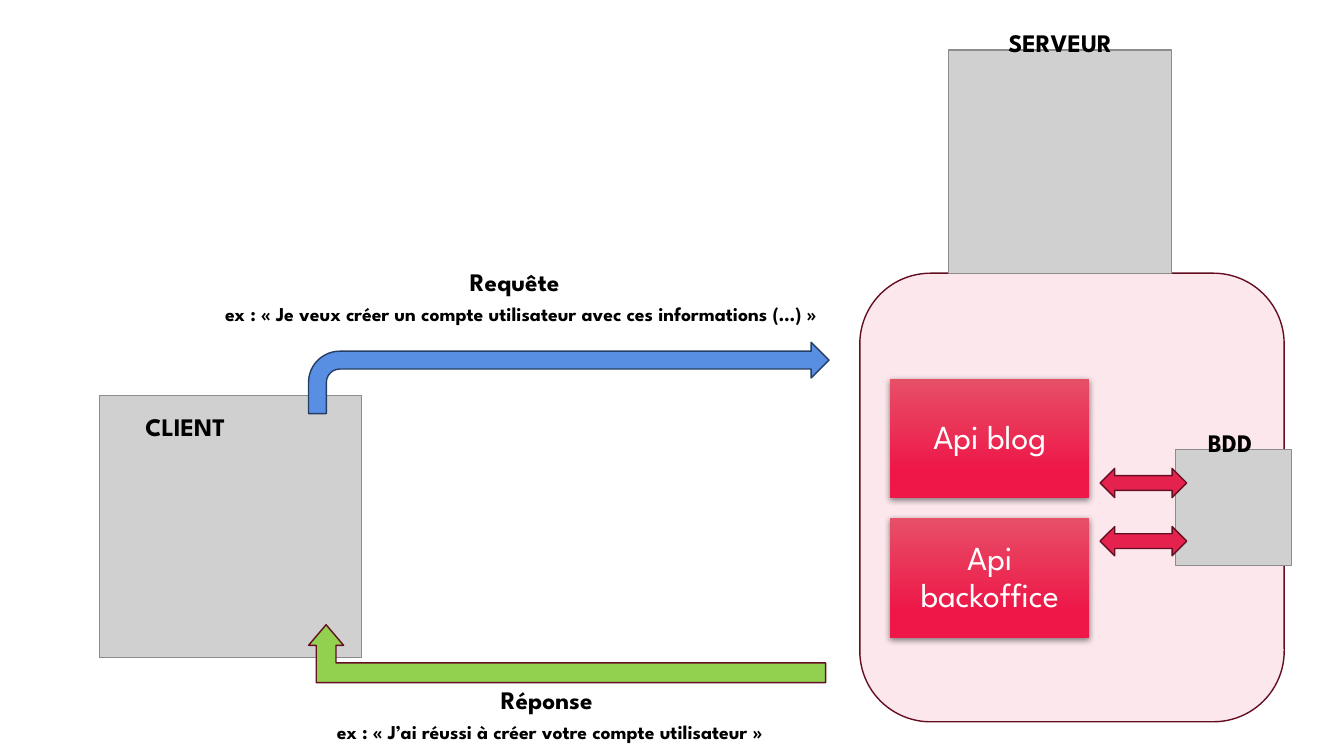
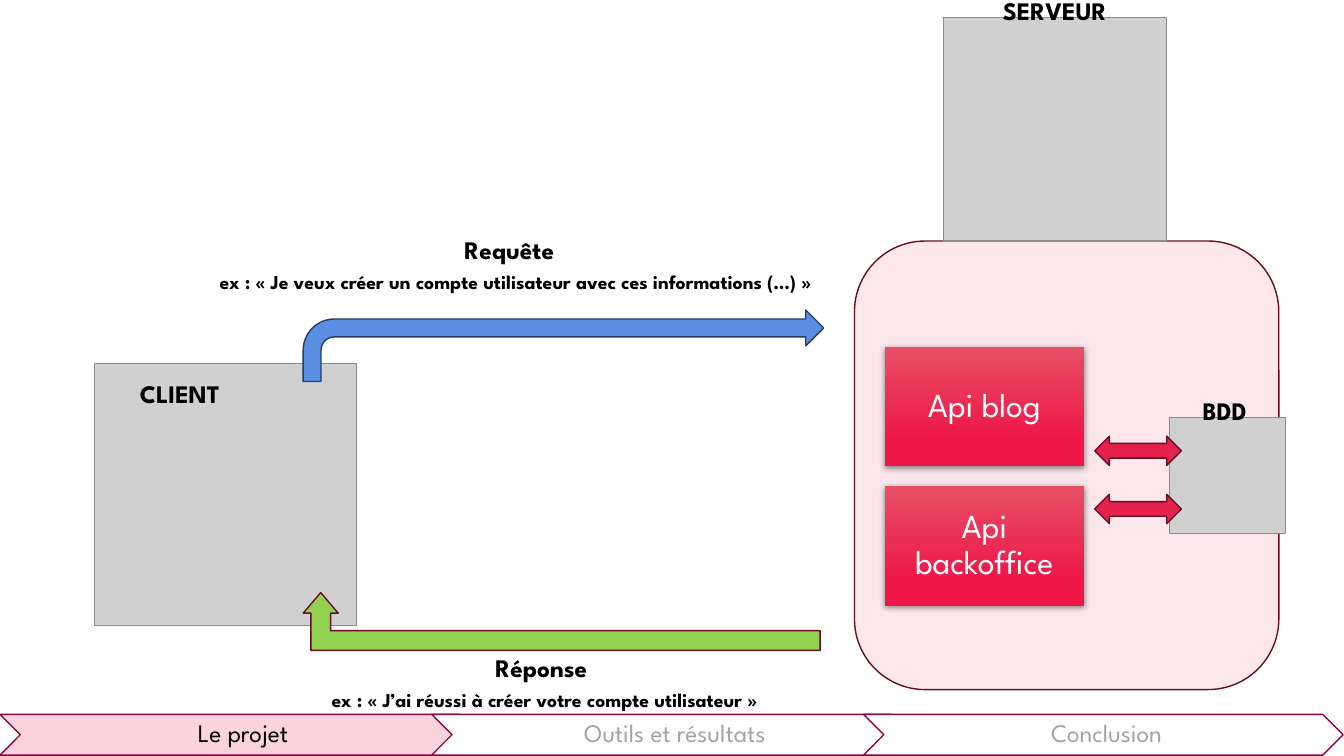
Before and after one commit to khameds/react_vite_blog_testing, a slide deck: slide 5 of presentation/presentation.pptx. Drawn at 1344x756 pixels with LibreOffice and Linux fonts; fonts in the diff are those of the drawing; grey boxes stand for pictures; background and template pictures are left out. Boxes give left, top, right and bottom in pixels: in the first picture for what was removed or moved away, otherwise in the second. Text is boxed around its words. In the diff, an @@ line names an element or a change of style, - is before the commit and + after.

```diff
--- a/presentation/presentation.pptx
+++ b/presentation/presentation.pptx
@@ picture: place and size @@
-picture at [1176, 450, 1292, 566]
+picture at [1171, 417, 1287, 533]
@@ 6 texts, 2 pictures, 2 up down arrows, 2 rectangles, 1 rounded rectangle, 1 bent arrow, 1 bent up arrow: place and size @@
-6 texts, 2 pictures, 2 up down arrows, 2 rectangles, 1 rounded rectangle, 1 bent arrow, 1 bent up arrow at [100, 27, 1285, 722]
+6 texts, 2 pictures, 2 up down arrows, 2 rectangles, 1 rounded rectangle, 1 bent arrow, 1 bent up arrow at [95, 0, 1279, 690]
@@ text "Réponse": place and size @@
-text "Réponse" at [337, 692, 748, 743]
+text "Réponse" at [332, 660, 742, 714]
@@ chevron added at [0, 715, 480, 755], fill #FAD3DC, outline #8E0647 1 pt @@
@@ chevron added at [432, 715, 911, 755], fill #FFFFFF, outline #8E0647 1 pt @@
@@ chevron added at [864, 715, 1344, 755], fill #FFFFFF, outline #8E0647 1 pt @@
@@ text added at [198, 725, 289, 748], 18 pt, text #000000 @@
+Le projet
@@ text added at [584, 725, 765, 742], 18 pt, text #A3A3A3 @@
+Outils et résultats
@@ text added at [1051, 725, 1162, 742], 18 pt, text #A3A3A3 @@
+Conclusion
```
Also in this commit, not shown: 4 other slides changed, 15 slides added, 2 slides removed, 4 other files.
